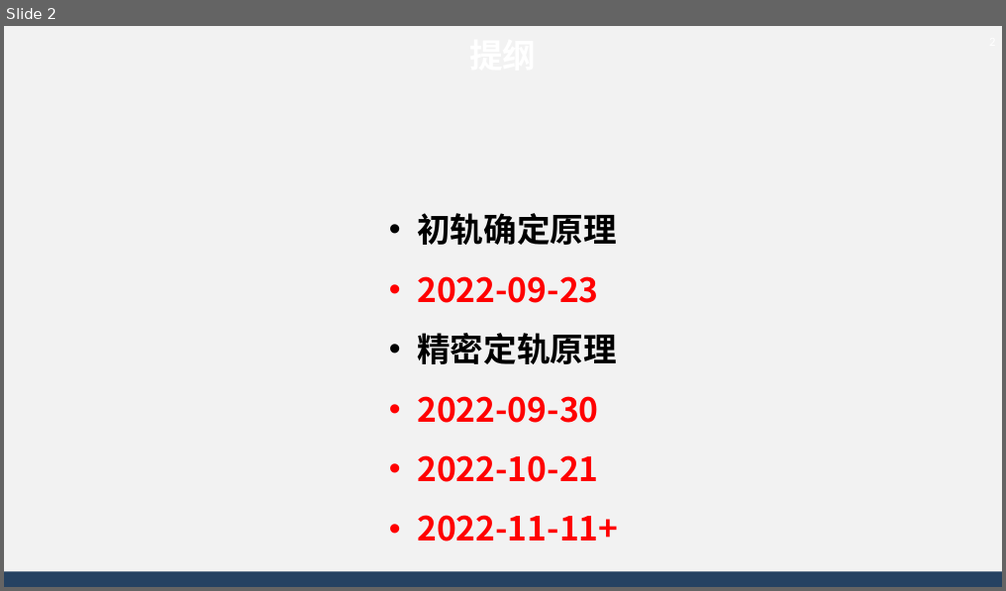
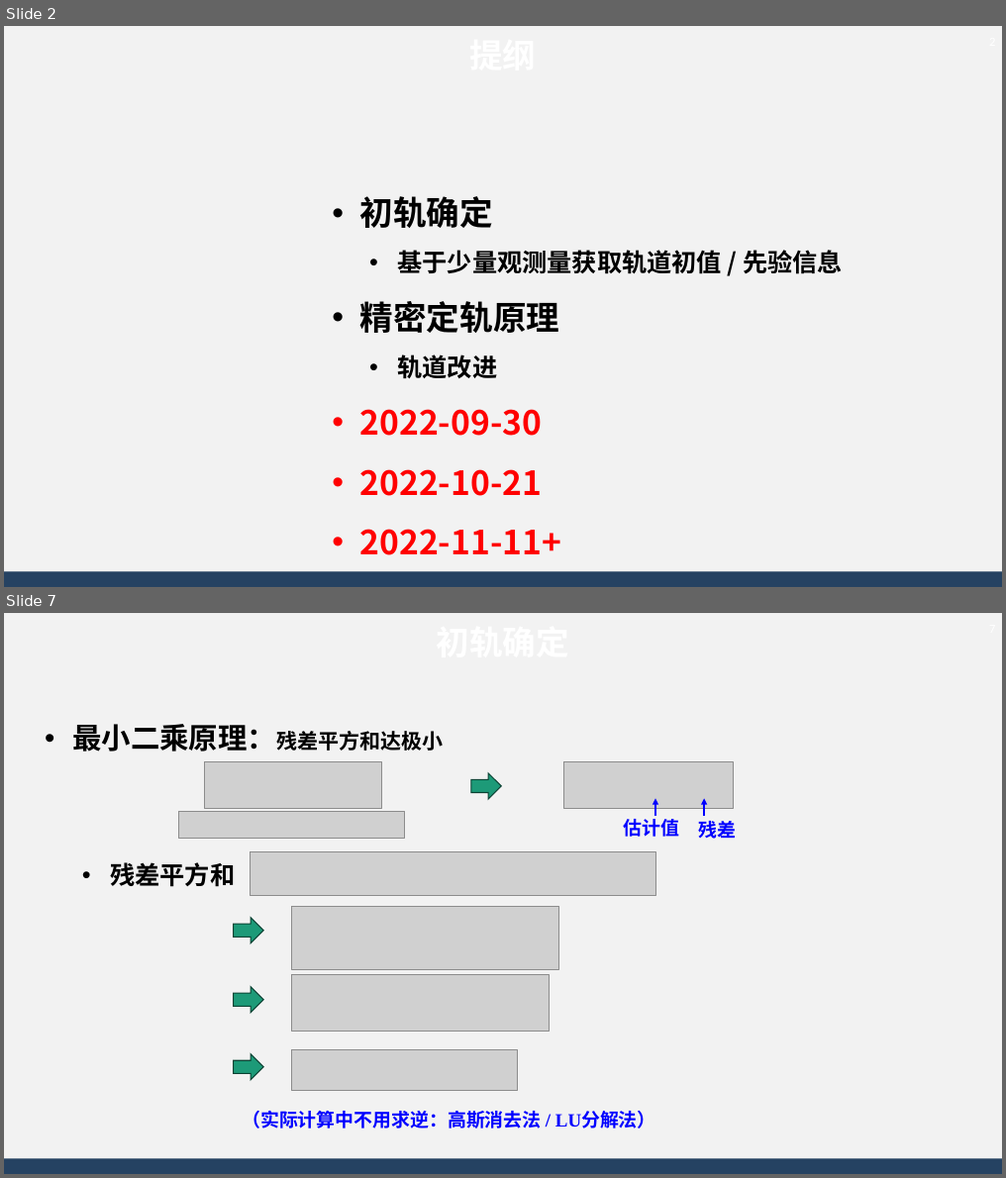
Before and after one commit to AsBackup/DAOSSA, a slide deck: 12 初轨确定和精密定轨原理.pptx. Shown one above the other, each under a label of ours: slide 2 before the commit, slides 2 and 7 after it; the slides between them are not shown. The pictures are 1006x591 and 1006x1178 pixels, drawn with LibreOffice and Linux fonts; fonts in the diff are those of the drawing; grey boxes stand for pictures; background and template pictures are left out. Boxes give left, top, right and bottom in pixels: in the first picture for what was removed or moved away, otherwise in the second. Text is boxed around its words. In the diff, an @@ line names an element or a change of style, - is before the commit and + after.

```diff
--- a/12 初轨确定和精密定轨原理.pptx
+++ b/12 初轨确定和精密定轨原理.pptx
@@ slide 7 added at (4, 613, 1002, 1174), background #F2F2F2; not listed: 1 template element that a slide beside it also shows @@
@@ text added at (4, 613, 1002, 671), 32 pt, text #FFFFFF, bold @@
+初轨确定
@@ page number added at (966, 613, 1002, 643), 12 pt, text #FFFFFF @@
+7
@@ text added at (72, 724, 443, 887), 20 pt, text #000000, bold @@
+• 最小二乘原理：残差平方和达极小
+  • 残差平方和
@@ picture added at (205, 761, 381, 808) @@
@@ right arrow added at (471, 773, 501, 799), fill #1D9A78, outline #0D4335 1 pt @@
@@ picture added at (564, 762, 734, 809) @@
@@ picture added at (178, 811, 405, 839) @@
@@ text added at (623, 819, 679, 837), 18 pt, text #0000FF, bold @@
+估计值
@@ arrow added from (655, 816) to (655, 799), #0000FF 1.5 pt @@
@@ arrow added from (704, 816) to (704, 799), #0000FF 1.5 pt @@
@@ text added at (699, 821, 737, 839), 18 pt, text #0000FF, bold @@
+残差
@@ picture added at (251, 853, 655, 896) @@
@@ picture added at (291, 907, 559, 970) @@
@@ right arrow added at (233, 918, 263, 944), fill #1D9A78, outline #0D4335 1 pt @@
@@ right arrow added at (233, 987, 263, 1014), fill #1D9A78, outline #0D4335 1 pt @@
@@ picture added at (291, 975, 549, 1032) @@
@@ right arrow added at (233, 1055, 263, 1081), fill #1D9A78, outline #0D4335 1 pt @@
@@ picture added at (291, 1051, 518, 1090) @@
@@ text added at (242, 1111, 656, 1129), 18 pt, text #0000FF, bold @@
+（实际计算中不用求逆：高斯消去法 / LU分解法）
@@ slide 2 changed as well @@
@@ text "初轨确定": place and size @@
-text "初轨确定" at (417, 213, 618, 542)
+text "初轨确定" at (360, 196, 843, 556)
@@ text at (360, 196, 843, 274): text changed; size 32 to 24 pt; text colour #FF0000 to #000000 @@
-• 初轨确定原理
-• 2022-09-23
+• 初轨确定
+  • 基于少量观测量获取轨道初值 / 先验信息
@@ text at (397, 355, 497, 379): paragraph added @@
+  • 轨道改进
```
Also in this commit, not shown: 4 other slides changed, 12 other slides added, 6 slides removed, 5 other files.
